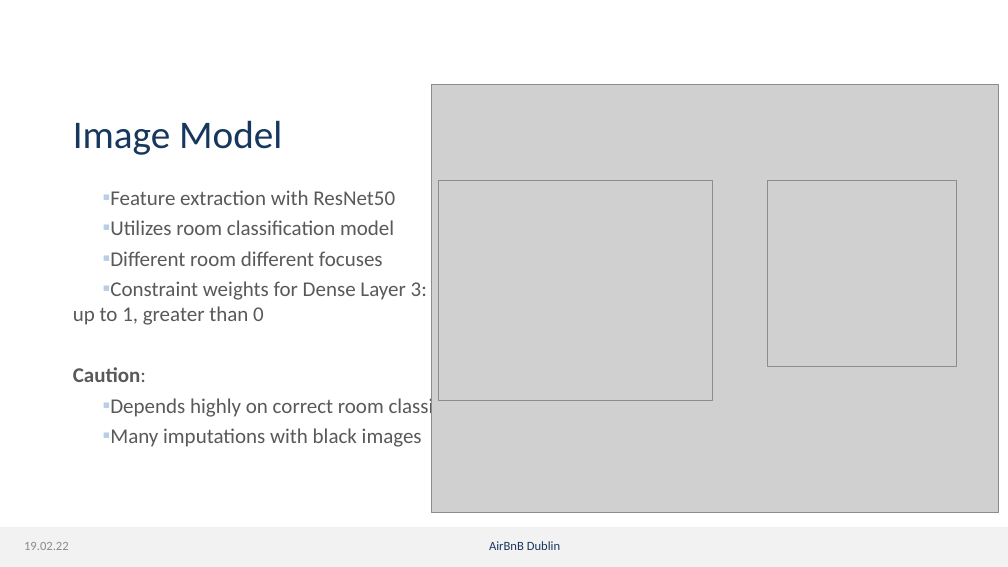
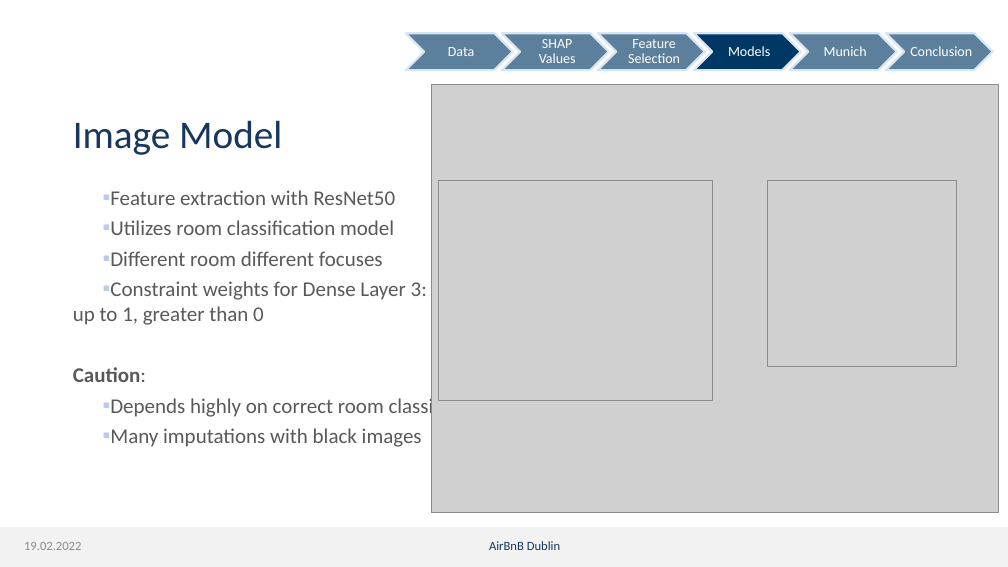
Before and after one commit to dmnk1308/DubAir, a slide deck: slide 22 of Präsi.pptx (slide 10 before the commit). Drawn at 1008x567 pixels with LibreOffice and Linux fonts; fonts in the diff are those of the drawing; grey boxes stand for pictures; background and template pictures are left out. Boxes give left, top, right and bottom in pixels: in the first picture for what was removed or moved away, otherwise in the second. Text is boxed around its words. In the diff, an @@ line names an element or a change of style, - is before the commit and + after.

```diff
--- a/Präsi.pptx
+++ b/Präsi.pptx
@@ chevron added at [405, 33, 512, 71], fill #003865 at 64% opacity, outline #D7E6F6 1.5 pt @@
@@ text added at [448, 47, 474, 56], 10 pt, text #FFFFFF @@
+Data
@@ chevron added at [502, 33, 609, 71], fill #003865 at 64% opacity, outline #D7E6F6 1.5 pt @@
@@ text added at [539, 39, 576, 63], 10 pt, text #FFFFFF @@
+SHAP Values
@@ chevron added at [598, 33, 705, 71], fill #003865 at 64% opacity, outline #D7E6F6 1.5 pt @@
@@ text added at [628, 39, 680, 63], 10 pt, text #FFFFFF @@
+Feature Selection
@@ chevron added at [694, 33, 800, 71], fill #003865, outline #D7E6F6 1.5 pt @@
@@ text added at [728, 46, 770, 56], 10 pt, text #FFFFFF @@
+Models
@@ chevron added at [789, 33, 896, 71], fill #003865 at 64% opacity, outline #D7E6F6 1.5 pt @@
@@ text added at [824, 46, 867, 56], 10 pt, text #FFFFFF @@
+Munich
@@ chevron added at [886, 33, 993, 71], fill #003865 at 64% opacity, outline #D7E6F6 1.5 pt @@
@@ text added at [910, 46, 972, 56], 10 pt, text #FFFFFF @@
+Conclusion
@@ text at [24, 542, 81, 550]: text changed @@
-19.02.22
+19.02.2022
```
Also in this commit, not shown: 16 other slides changed, 17 slides added, 1 other file.
